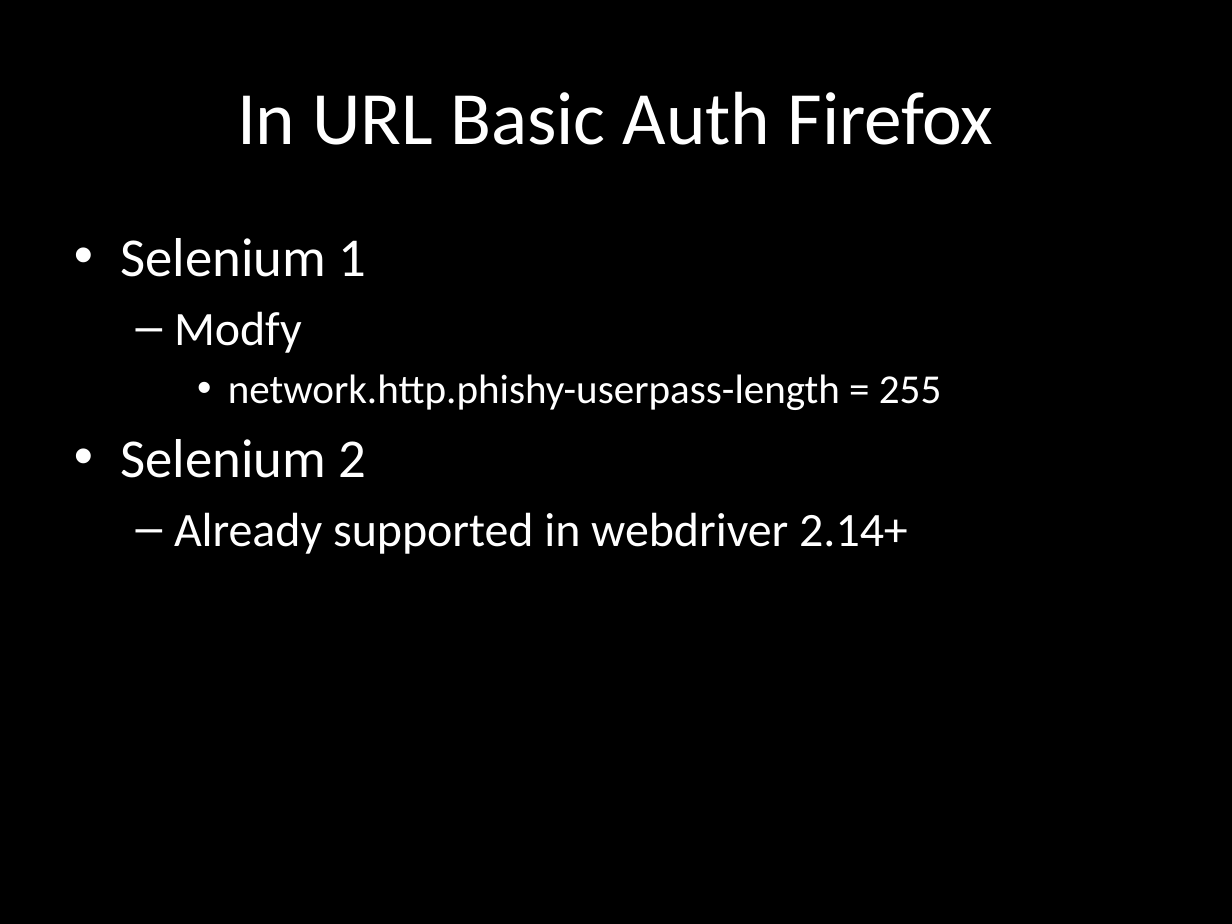
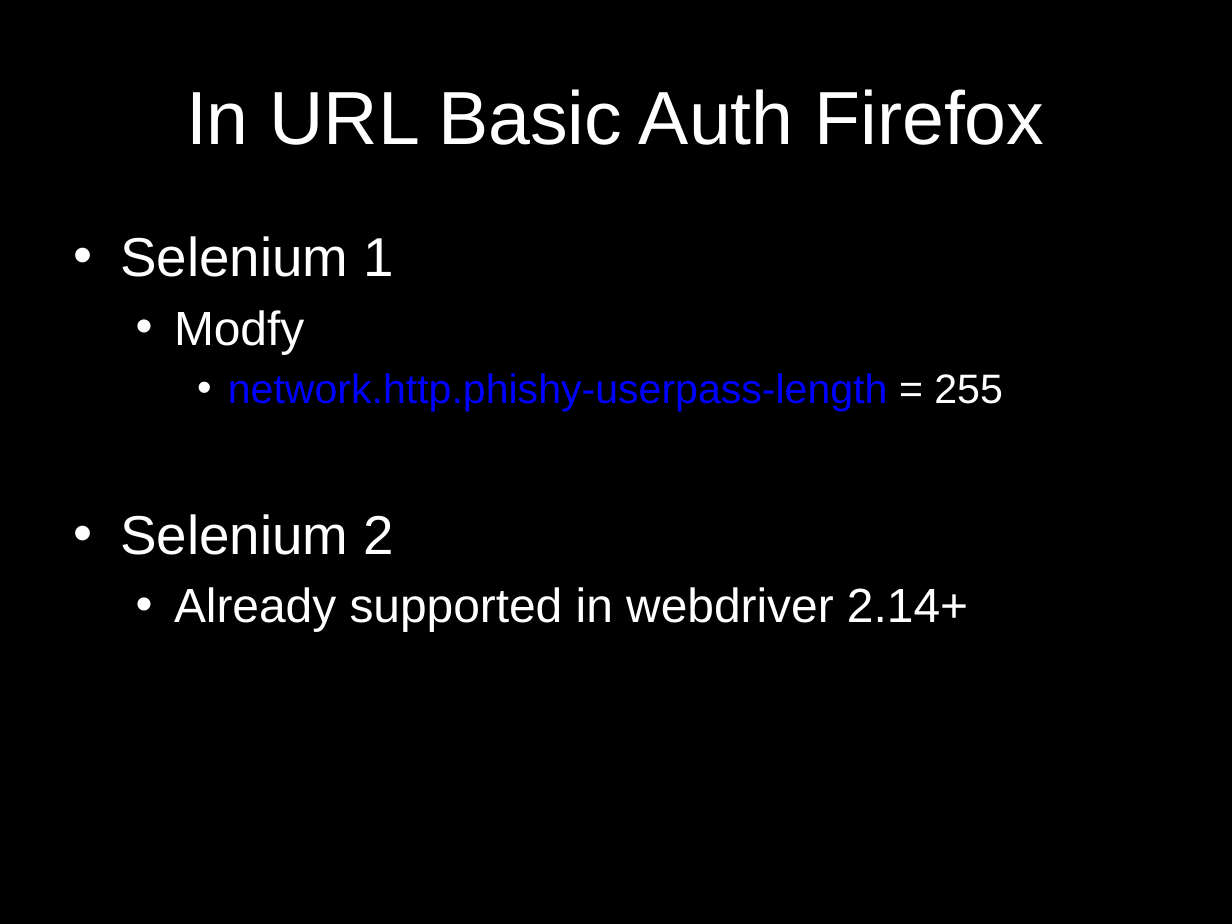
Before and after one commit to dimacus/SeleniumTipsAndTricks, a slide deck: slide 23 of selenium_camp_v1.pptx (slide 17 before the commit). Drawn at 1232x924 pixels with LibreOffice and Linux fonts; fonts in the diff are those of the drawing. Boxes give left, top, right and bottom in pixels: in the first picture for what was removed or moved away, otherwise in the second. Text is boxed around its words. In the diff, an @@ line names an element or a change of style, - is before the commit and + after.

```diff
--- a/selenium_camp_v1.pptx
+++ b/selenium_camp_v1.pptx
@@ title "In URL Basic Auth Firefox" at (186, 89, 1045, 145): font Calibri to Arial @@
@@ text "Selenium 1" at (120, 236, 1003, 632): font Calibri to Arial; text colour #FFFFFF to #0000FF in "network.http.phishy-userpass-length"; bullet – to • @@
```
Also in this commit, not shown: 25 other slides changed, 11 slides added, 1 other file.
